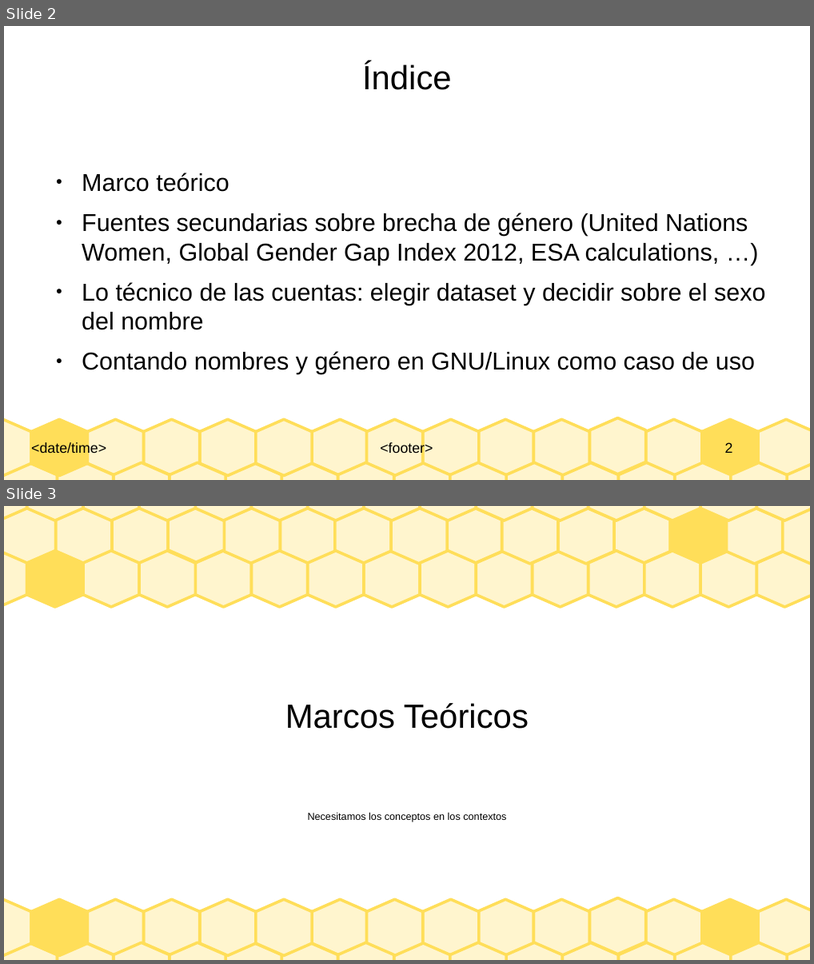
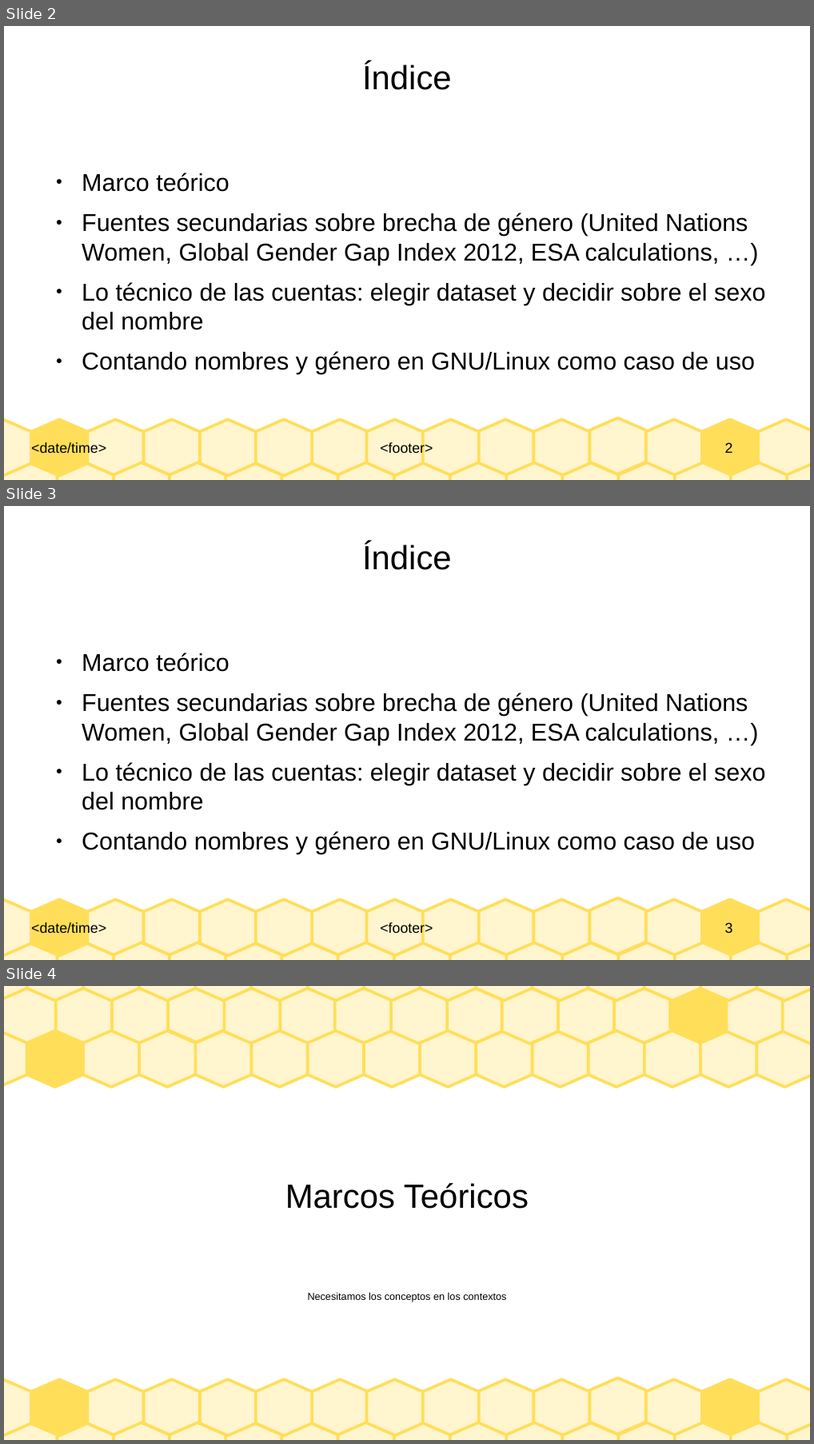
Before and after one commit to davidam/damegender, a slide deck: slides/brechagnulinux.odp. Shown one above the other, each under a label of ours: slides 2 and 3 before the commit, slides 2, 3 and 4 after it. The pictures are 814x964 and 814x1444 pixels, drawn with LibreOffice and Linux fonts; fonts in the diff are those of the drawing. Boxes give left, top, right and bottom in pixels: in the first picture for what was removed or moved away, otherwise in the second. Text is boxed around its words. In the diff, an @@ line names an element or a change of style, - is before the commit and + after.

Commit message:
brechagnulinux.odp: adding more slides

```diff
--- a/slides/brechagnulinux.odp
+++ b/slides/brechagnulinux.odp
@@ slide 3 added at (x1=4, y1=506, x2=810, y2=960), background #FFFFFF; not listed: 33 template elements that a slide beside it also shows @@
@@ title added at (x1=362, y1=543, x2=452, y2=570), 33 pt, text #000000 @@
+Índice
@@ text added at (x1=82, y1=652, x2=766, y2=854), 24 pt, text #000000 @@
+● Marco teórico
+● Fuentes secundarias sobre brecha de género (United Nations Women, Global Gender Gap Index 2012, ESA calculations, …)
+● Lo técnico de las cuentas: elegir dataset y decidir sobre el sexo del nombre
+● Contando nombres y género en GNU/Linux como caso de uso
@@ what was slide 3 is now slide 4 @@
```
Also in this commit, not shown: 10 other slides added.
